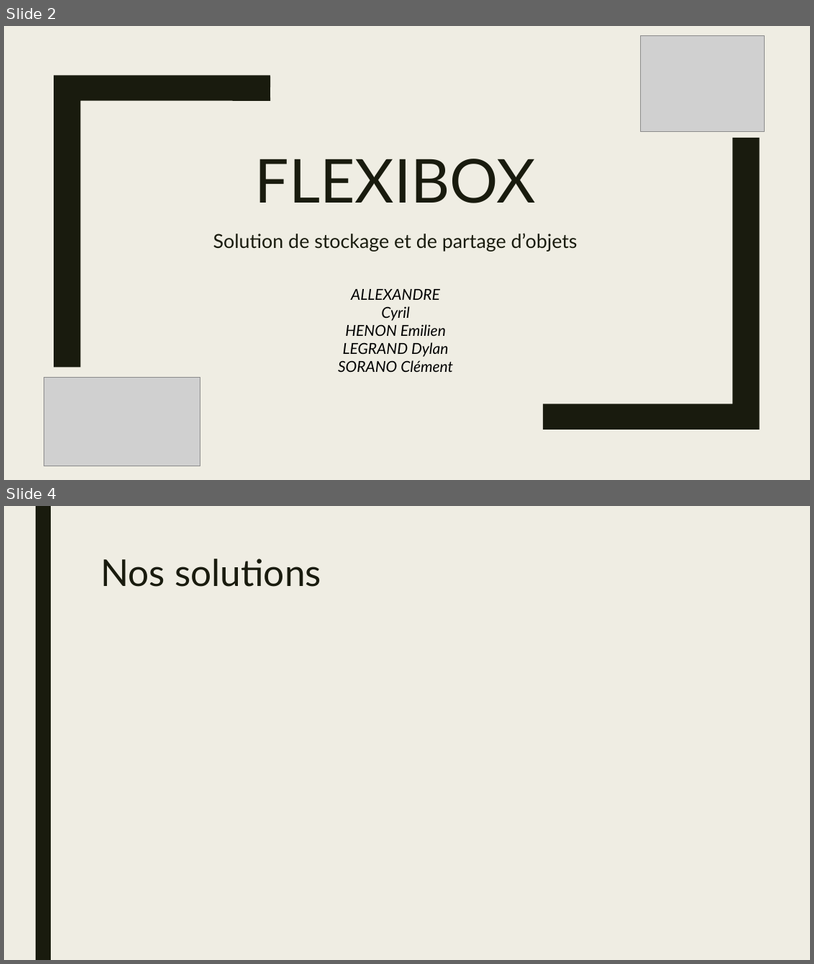
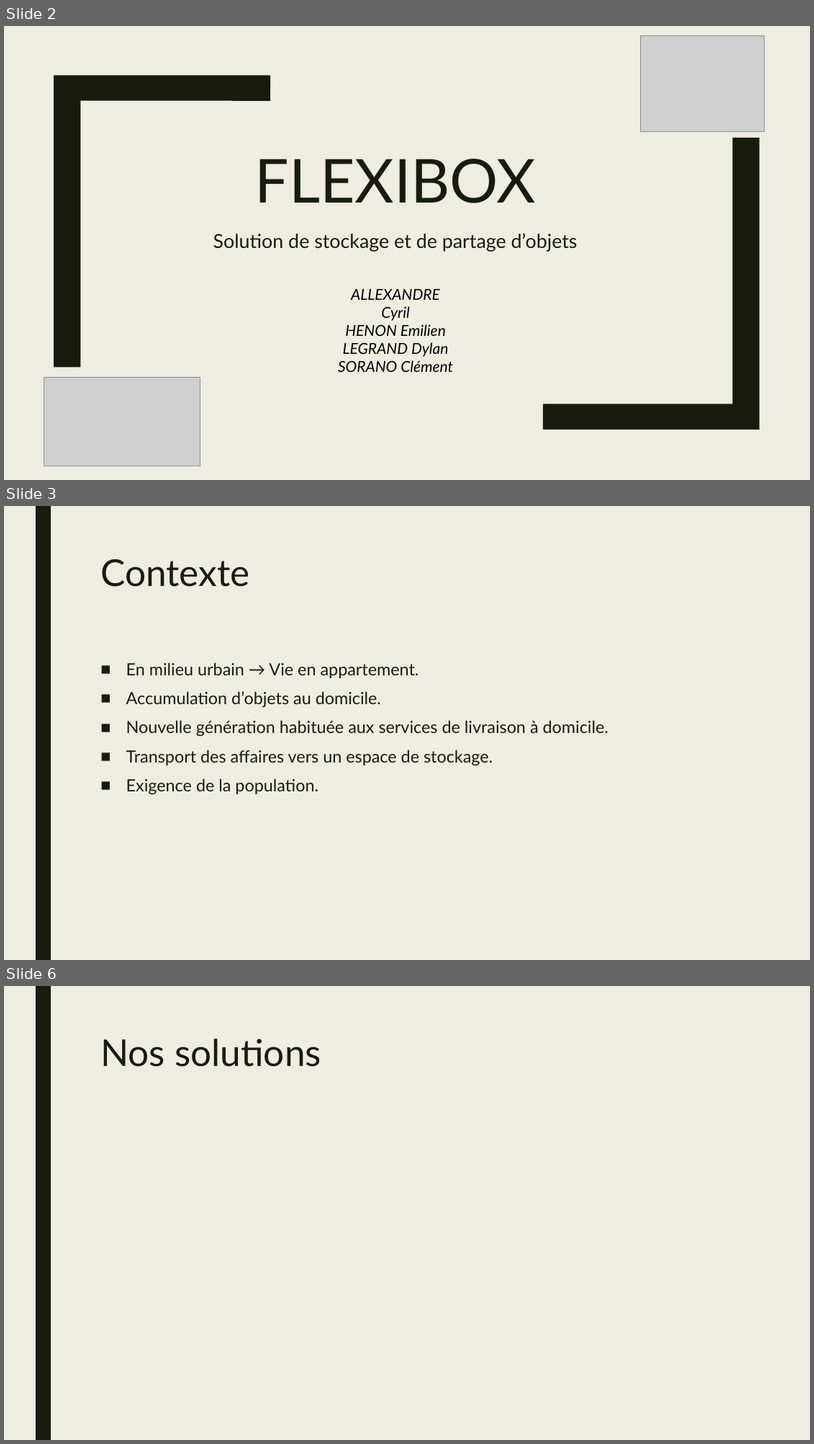
Before and after one commit to csorano/FlexiBox, a slide deck: Diaporama/Diaporama.pptx. Shown one above the other, each under a label of ours: slides 2 and 4 before the commit, slides 2, 3 and 6 after it; the slides between them are not shown. The pictures are 814x964 and 814x1444 pixels, drawn with LibreOffice and Linux fonts; fonts in the diff are those of the drawing; grey boxes stand for pictures. Boxes give left, top, right and bottom in pixels: in the first picture for what was removed or moved away, otherwise in the second. Text is boxed around its words. In the diff, an @@ line names an element or a change of style, - is before the commit and + after.

```diff
--- a/Diaporama/Diaporama.pptx
+++ b/Diaporama/Diaporama.pptx
@@ slide 3 added at (4, 506, 810, 960), background #EFEDE3; not listed: 1 template element that a slide beside it also shows @@
@@ title added at (100, 559, 250, 587), 44 pt, text #191B0E @@
+Contexte
@@ text added at (126, 662, 609, 795), 20 pt, text #191B0E @@
+■ En milieu urbain → Vie en appartement.
+■ Accumulation d’objets au domicile.
+■ Nouvelle génération habituée aux services de livraison à domicile.
+■ Transport des affaires vers un espace de stockage.
+■ Exigence de la population.
@@ what was slide 4 is now slide 6 @@
```
Also in this commit, not shown: 2 other slides added, 1 slide removed.
